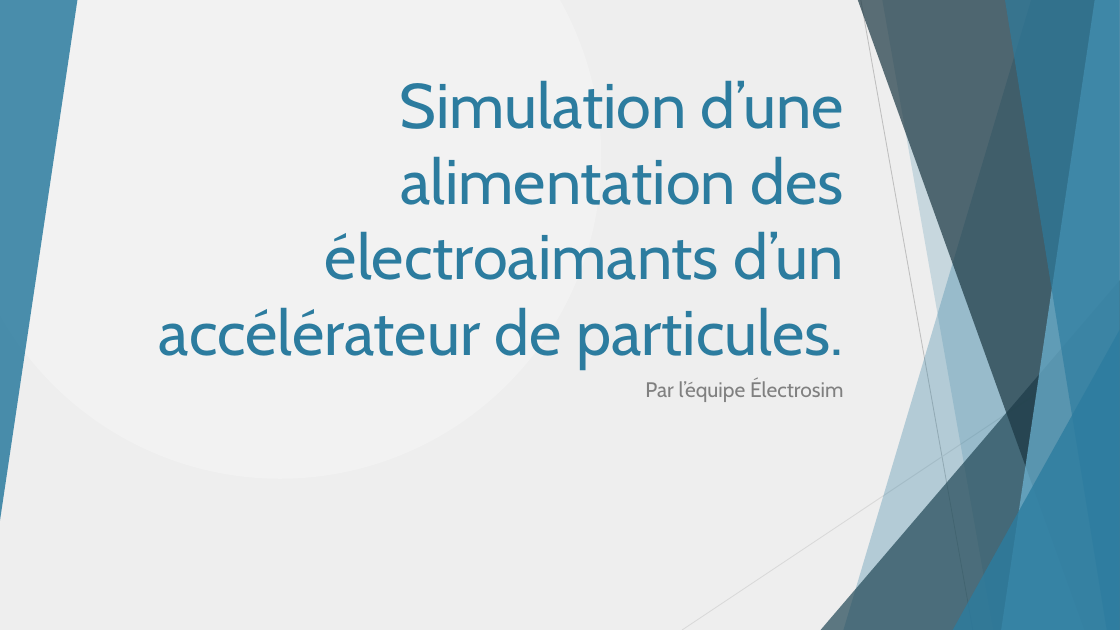
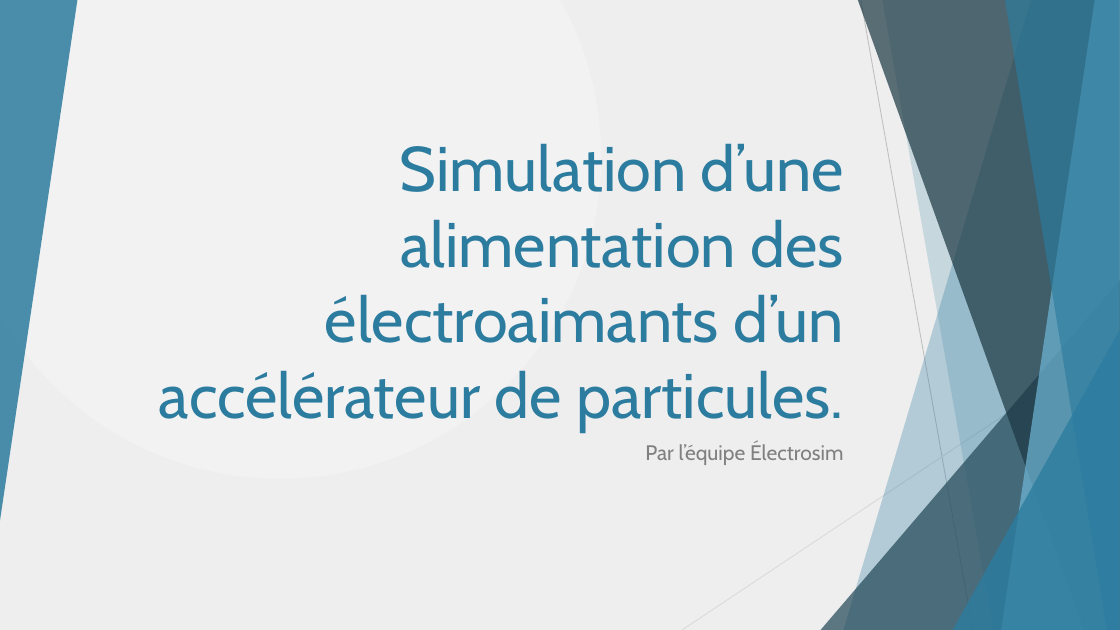
Before and after one commit to danthib76/DesignIV, a slide deck: slide 1 of Remise/Remise 1/Presentation_Remise_1.pptx. Drawn at 1120x630 pixels with LibreOffice and Linux fonts; fonts in the diff are those of the drawing. Boxes give left, top, right and bottom in pixels: in the first picture for what was removed or moved away, otherwise in the second. Text is boxed around its words. In the diff, an @@ line names an element or a change of style, - is before the commit and + after.

```diff
--- a/Remise/Remise 1/Presentation_Remise_1.pptx
+++ b/Remise/Remise 1/Presentation_Remise_1.pptx
@@ title "Simulation d’une alimentation des électroaimants ...": place and size @@
-title "Simulation d’une alimentation des électroaimants ..." at (159, 80, 844, 369)
+title "Simulation d’une alimentation des électroaimants ..." at (159, 143, 844, 433)
@@ subtitle "Par l’équipe Électrosim": place and size @@
-subtitle "Par l’équipe Électrosim" at (645, 379, 843, 402)
+subtitle "Par l’équipe Électrosim" at (645, 442, 843, 465)
```
Also in this commit, not shown: 7 other slides changed, 2 slides added, 9 other files.
